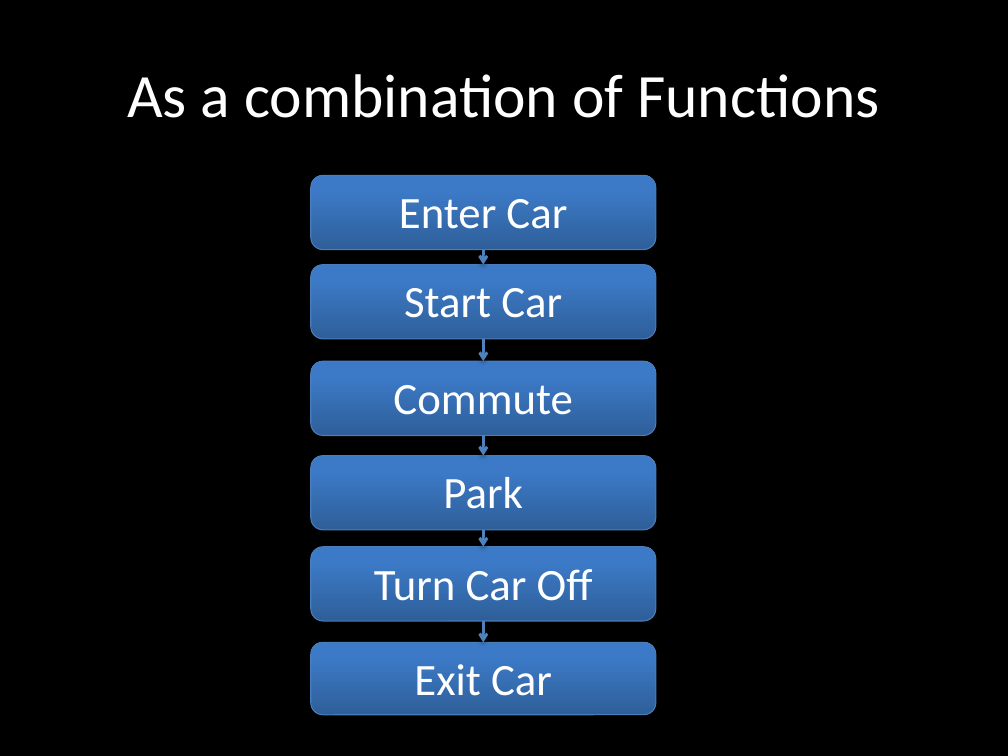
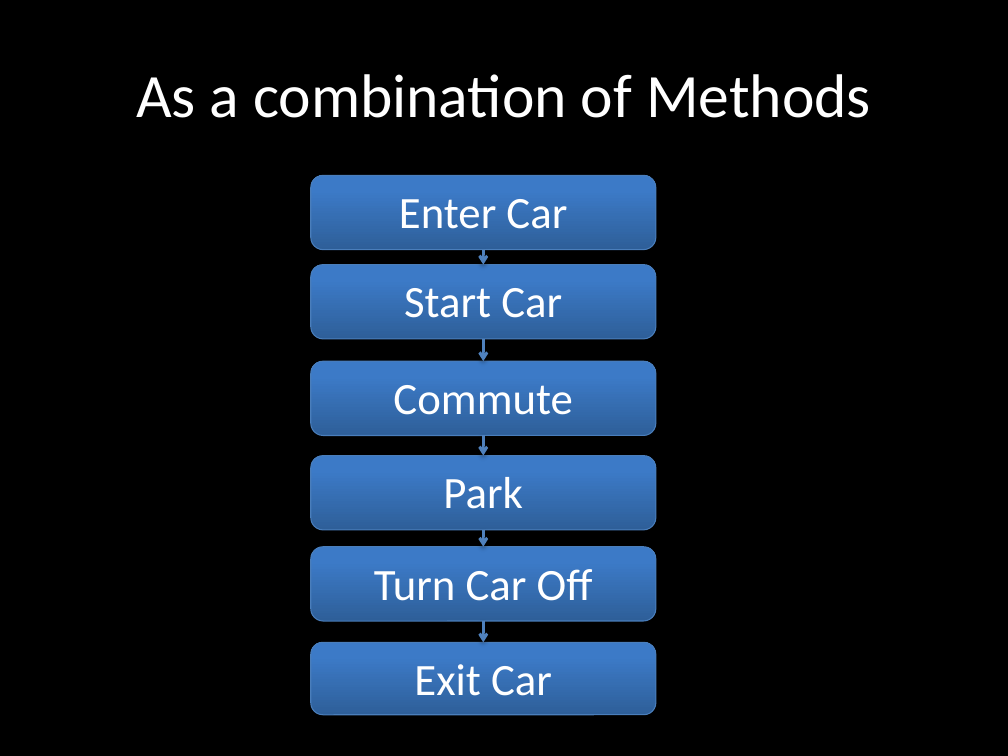
Before and after one commit to jessehartloff/Education, a slide deck: slide 8 of content/s18/cse115/media/115Slides/3-Functions.pptx. Drawn at 1008x756 pixels with LibreOffice and Linux fonts; fonts in the diff are those of the drawing. Boxes give left, top, right and bottom in pixels: in the first picture for what was removed or moved away, otherwise in the second. Text is boxed around its words. In the diff, an @@ line names an element or a change of style, - is before the commit and + after.

Commit message:
update lecture

```diff
--- a/content/s18/cse115/media/115Slides/3-Functions.pptx
+++ b/content/s18/cse115/media/115Slides/3-Functions.pptx
@@ title at [136,74,871,118]: text changed @@
-As a combination of Functions
+As a combination of Methods
```
Also in this commit, not shown: 5 other slides changed, 2 other files.
